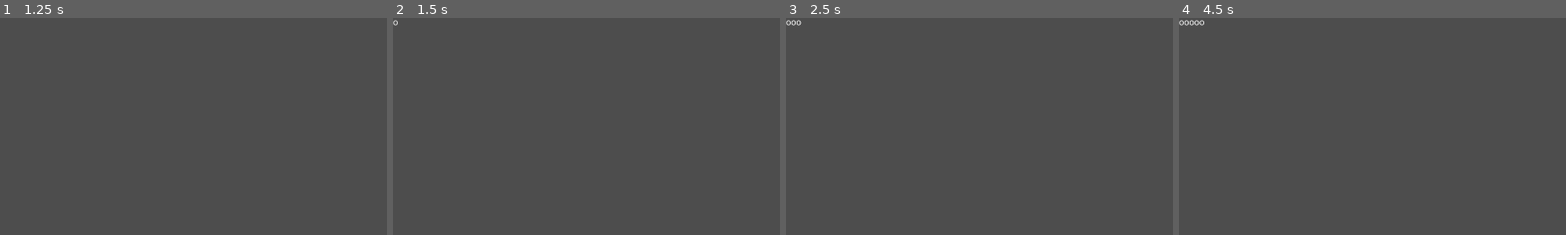
Above: before the commit, frames 1-4 (left to right).
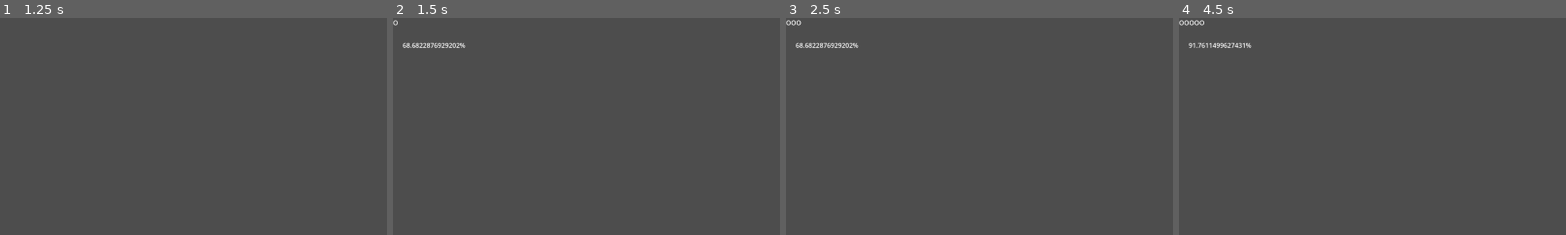
Above: after the commit, the same moments.

Repository: Quarticore/UntitledTomatoGame
Game: Godot game, scene res://scenes/metronome.tscn
The game is run twice, just before and just after one commit, with the same random seed, the same clock (stepped at 60 frames per second) and the same inputs. The project has no main scene, so this scene is started directly. Sound files missing from this copy of the repository are replaced by a short silence.
Inputs:
- Up to frame 1 (1.25 s): tap Enter at 0.5 s; tap F (Input_PLEASE_REMOVE, bound only after the commit) at 0.6 s
- Up to frame 2 (1.5 s): tap Space (PauseSong_PLEASE_REMOVE) at 1.25 s; tap F (Input_PLEASE_REMOVE, bound only after the commit) at 1.35 s
- Up to frame 3 (2.5 s): tap Enter at 2 s; tap F (Input_PLEASE_REMOVE, bound only after the commit) at 2.1 s
- Up to frame 4 (4.5 s): tap Space (PauseSong_PLEASE_REMOVE) at 2.75, 4.25 s; tap F (Input_PLEASE_REMOVE, bound only after the commit) at 2.85, 3.6, 4.35 s; tap Enter at 3.5 s
The pictures show only the part of the screen within x 0-50%, y 0-50%; the shares and areas given below are measured in that part.

Frame 1 is identical in both runs. In frame 2, 0.3% of the frame differs, in the area x 2-19%, y 11-14%; in frame 3, 0.3%; in frame 4, 0.3%.

Commit message:
feat: accuracy percentages

Diff:
--- a/assets/scripts/metronome.gd
+++ b/assets/scripts/metronome.gd
@@ -2,11 +2,14 @@
 
 @onready var Player: AudioStreamPlayer = $AudioStreamPlayer
 @onready var Output: Label = $Output
-var paused_at = 0.0
+@onready var Accuracy: Label = $Accuracy
+var input_within = 0.3
+var input_offset = -0.3
 var bpm = 125.0
 var bps = bpm / 60
 var offset = 0.2
 var last_beat_elapsed = 0.0
+var paused_at = 0.0
 
 # Called when the node enters the scene tree for the first time.
 func _ready() -> void:
@@ -27,7 +30,10 @@
 	if !Player.playing:
 		return
 
+
 	var beats_elapsed: float = (Player.get_playback_position() / (1 / bps)) + offset
+
+	check_input(beats_elapsed + input_offset)
 
 	# Round to whole number, see if different
 	if round(beats_elapsed) != round(last_beat_elapsed):
@@ -37,5 +43,19 @@
 
 	pass
 
+func check_input(beats_elapsed):
+	if !Input.is_action_just_pressed("Input_PLEASE_REMOVE"):
+		return
+
+	var beat_whole = round(beats_elapsed)
+	var difference = abs(beats_elapsed - beat_whole)
+
+	if (difference <= input_within):
+		# We hit! Show accuracy
+		var complement = input_within - difference
+		var as_percentage = (complement / input_within) * 100
+		Accuracy.text = str(as_percentage) + "%"
+
+
 func push_o_on_beat():
 	Output.text = Output.text + "O"
--- a/project.godot
+++ b/project.godot
@@ -26,6 +26,11 @@
 "events": [Object(InputEventKey,"resource_local_to_scene":false,"resource_name":"","device":0,"window_id":0,"alt_presse …(189 unchanged characters)…
 ]
 }
+Input_PLEASE_REMOVE={
+"deadzone": 0.5,
+"events": [Object(InputEventKey,"resource_local_to_scene":false,"resource_name":"","device":-1,"window_id":0,"alt_pressed":false,"shift_pressed":false,"ctrl_pressed":false,"meta_pressed":false,"pressed":false,"keycode":0,"physical_keycode":70,"key_label":0,"unicode":102,"location":0,"echo":false,"script":null)
+]
+}
 
 [rendering]
 
--- a/scenes/metronome.tscn
+++ b/scenes/metronome.tscn
@@ -13,3 +13,9 @@
 [node name="AudioStreamPlayer" type="AudioStreamPlayer" parent="."]
 stream = ExtResource("2_65n5g")
 volume_db = -8.398
+
+[node name="Accuracy" type="Label" parent="."]
+offset_left = 24.0
+offset_top = 56.0
+offset_right = 64.0
+offset_bottom = 79.0
